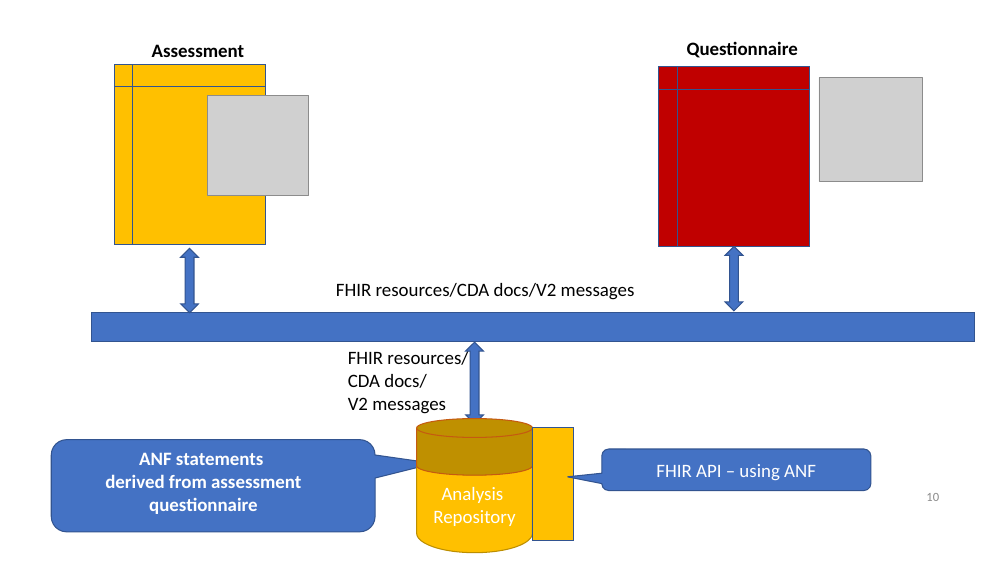
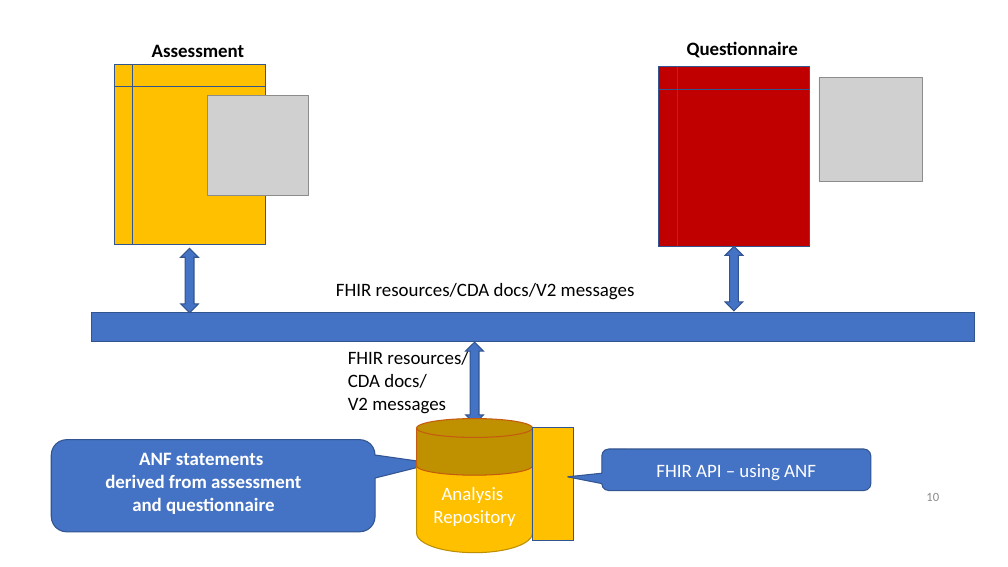
Before and after one commit to HL7/ANF, a slide deck: slide 10 of src/main/uml/doc/ANF Reference Model.pptx. Drawn at 1008x567 pixels with LibreOffice and Linux fonts; fonts in the diff are those of the drawing; grey boxes stand for pictures. Boxes give left, top, right and bottom in pixels: in the first picture for what was removed or moved away, otherwise in the second. Text is boxed around its words. In the diff, an @@ line names an element or a change of style, - is before the commit and + after.

```diff
--- a/src/main/uml/doc/ANF Reference Model.pptx
+++ b/src/main/uml/doc/ANF Reference Model.pptx
@@ text at (105,474,301,514): text changed @@
-derived from assessment
-questionnaire
+derived from assessment
+and questionnaire
```
Also in this commit, not shown: 16 other files.
